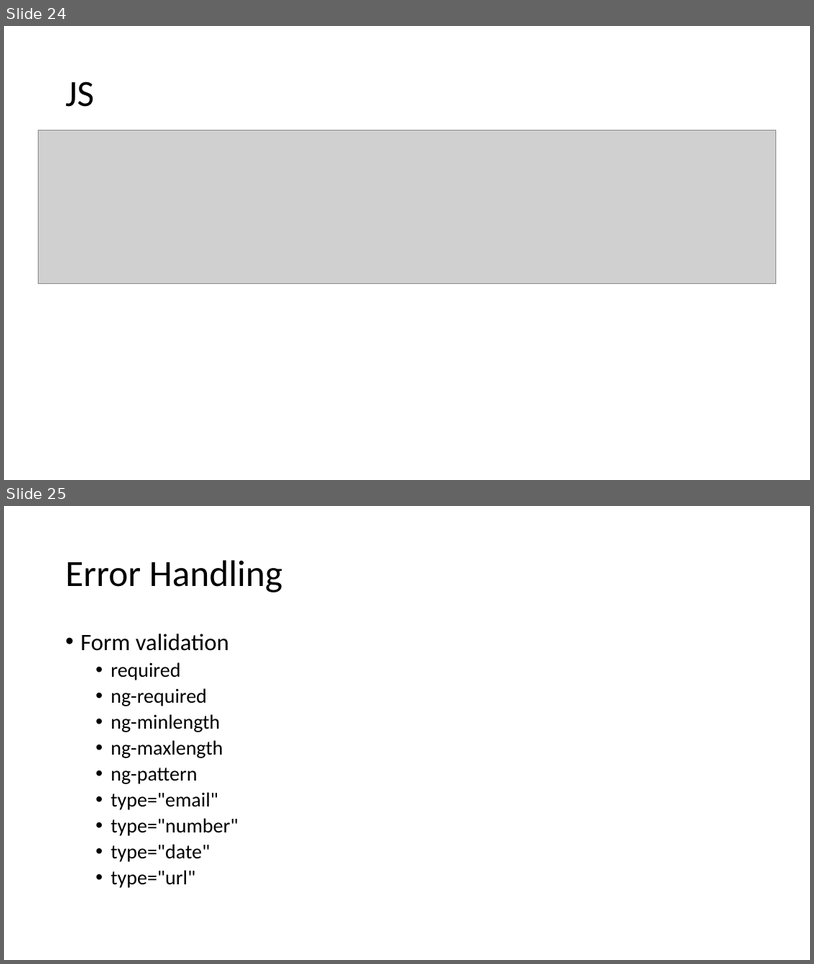
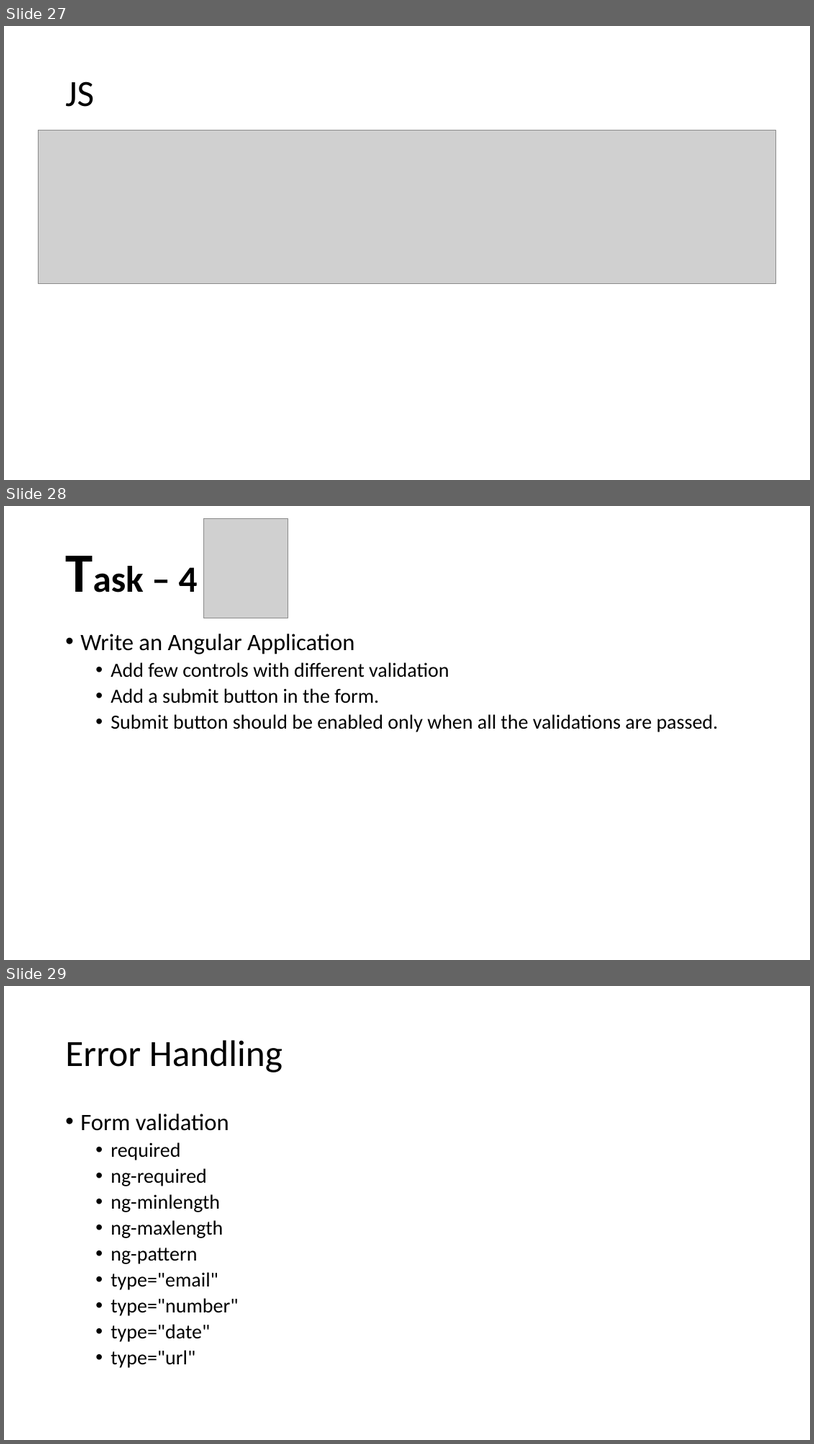
Before and after one commit to santoshkar/Angular, a slide deck: Angular JS draft.pptx. Shown one above the other, each under a label of ours: slides 24 and 25 before the commit, slides 27, 28 and 29 after it. The pictures are 814x964 and 814x1444 pixels, drawn with LibreOffice and Linux fonts; fonts in the diff are those of the drawing; grey boxes stand for pictures. Boxes give left, top, right and bottom in pixels: in the first picture for what was removed or moved away, otherwise in the second. Text is boxed around its words. In the diff, an @@ line names an element or a change of style, - is before the commit and + after.

```diff
--- a/Angular JS draft.pptx
+++ b/Angular JS draft.pptx
@@ slide 28 added at [4,506,810,960], background #FFFFFF @@
@@ picture added at [203,519,288,618] @@
@@ title added at [179,567,198,592], 44 pt, text #000000, bold @@
+Task – 4
@@ text added at [80,633,719,732], 24 pt, text #000000 @@
+• Write an Angular Application
+  • Add few controls with different validation
+  • Add a submit button in the form.
+  • Submit button should be enabled only when all the validations are passed.
@@ what was slide 24 is now slide 27 @@
@@ what was slide 25 is now slide 29 @@
```
Also in this commit, not shown: 2 slides changed, 17 other slides added, 1 slide removed, 5 other files.
